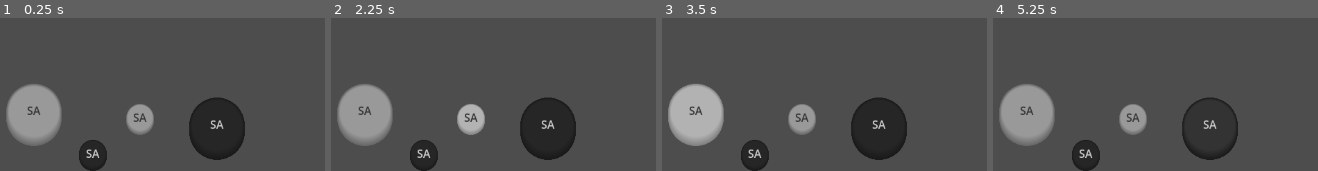
Above: before the commit, frames 1-4 (left to right).
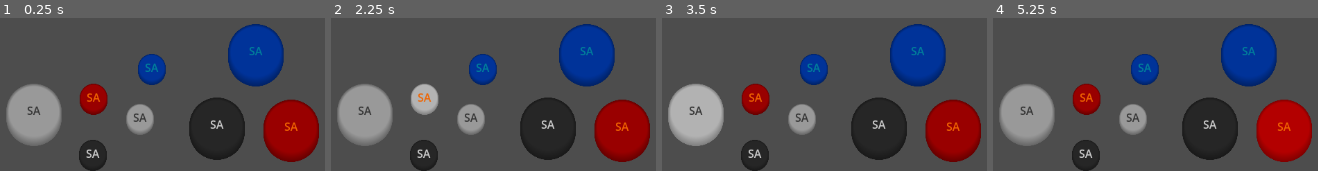
Above: after the commit, the same moments.

Repository: HawaTechnologies/virtualpad-client
Game: Godot game, scene res://main.tscn
The game is run twice, just before and just after one commit, with the same random seed, the same clock (stepped at 60 frames per second) and the same inputs.
Inputs:
- Up to frame 1 (0.25 s): no input
- Up to frame 2 (2.25 s): click "SA" at 0.5 s; click "SA" at 1.25 s; click "SA" at 2 s
- Up to frame 3 (3.5 s): click "SA" at 2.75 s
- Up to frame 4 (5.25 s): click "SA" at 3.5 s; click "SA" at 4.25 s; click "SA" at 5 s

The runs differ from the first frame. In frame 1, 14% of the frame differs, in the area x 24-99%, y 3-95%; in frame 2, 15%; in frame 3, 14%; in frame 4, 14%.

Commit message:
Adding more button styles

Diff:
--- a/Styles/Themes/Dragon/dragon-button-miniround-disabled.tres
+++ b/Styles/Themes/Dragon/dragon-button-miniround-disabled.tres
@@ -2,12 +2,12 @@
 
 [resource]
 content_margin_bottom = 13.0
-bg_color = Color(0.4, 0.4, 0.4, 1)
+bg_color = Color(0.4, 0, 0, 1)
 border_width_left = 2
 border_width_top = 2
 border_width_right = 2
 border_width_bottom = 7
-border_color = Color(0.2, 0.2, 0.2, 1)
+border_color = Color(0.2, 0, 0, 1)
 border_blend = true
 corner_radius_top_left = 20
 corner_radius_top_right = 20
--- a/Styles/Themes/Dragon/dragon-button-miniround-focus.tres
+++ b/Styles/Themes/Dragon/dragon-button-miniround-focus.tres
@@ -1,7 +1,9 @@
 [gd_resource type="StyleBoxFlat" format=3 uid="uid://dj7j4padxe5uy"]
 
 [resource]
+bg_color = Color(0.6, 0, 0, 1)
 draw_center = false
+border_color = Color(0.8, 0, 0, 1)
 border_blend = true
 corner_detail = 20
 anti_aliasing_size = 0.313
--- a/Styles/Themes/Dragon/dragon-button-miniround-normal.tres
+++ b/Styles/Themes/Dragon/dragon-button-miniround-normal.tres
@@ -2,11 +2,12 @@
 
 [resource]
 content_margin_bottom = 13.0
+bg_color = Color(0.6, 0, 0, 1)
 border_width_left = 2
 border_width_top = 2
 border_width_right = 2
 border_width_bottom = 7
-border_color = Color(0.4, 0.4, 0.4, 1)
+border_color = Color(0.4, 0, 0, 1)
 border_blend = true
 corner_radius_top_left = 20
 corner_radius_top_right = 20
--- a/Styles/Themes/Dragon/dragon-button-miniround-pressed.tres
+++ b/Styles/Themes/Dragon/dragon-button-miniround-pressed.tres
@@ -2,11 +2,12 @@
 
 [resource]
 content_margin_bottom = 8.0
+bg_color = Color(0.6, 0, 0, 1)
 border_width_left = 2
 border_width_top = 2
 border_width_right = 2
 border_width_bottom = 4
-border_color = Color(0.4, 0.4, 0.4, 1)
+border_color = Color(0.4, 0, 0, 1)
 border_blend = true
 corner_radius_top_left = 20
 corner_radius_top_right = 20
--- a/Styles/Themes/Dragon/dragon-button-miniround.tres
+++ b/Styles/Themes/Dragon/dragon-button-miniround.tres
@@ -7,19 +7,19 @@
 [ext_resource type="StyleBox" uid="uid://dn746triht77e" path="res://Styles/Themes/Dragon/dragon-button-miniround-pressed.tres" id="5_iewyj"]
 
 [resource]
-Button/colors/font_color = Color(0.211765, 0.211765, 0.211765, 1)
-Button/colors/font_disabled_color = Color(0.211765, 0.211765, 0.211765, 1)
-Button/colors/font_focus_color = Color(0.211765, 0.211765, 0.211765, 1)
-Button/colors/font_hover_color = Color(0.211765, 0.211765, 0.211765, 1)
-Button/colors/font_hover_pressed_color = Color(0.211765, 0.211765, 0.211765, 1)
-Button/colors/font_outline_color = Color(0.211765, 0.211765, 0.211765, 1)
-Button/colors/font_pressed_color = Color(0.211765, 0.211765, 0.211765, 1)
-Button/colors/icon_disabled_color = Color(0.211765, 0.211765, 0.211765, 1)
-Button/colors/icon_focus_color = Color(0.211765, 0.211765, 0.211765, 1)
-Button/colors/icon_hover_color = Color(0.211765, 0.211765, 0.211765, 1)
-Button/colors/icon_hover_pressed_color = Color(0.211765, 0.211765, 0.211765, 1)
-Button/colors/icon_normal_color = Color(0.211765, 0.211765, 0.211765, 1)
-Button/colors/icon_pressed_color = Color(0.211765, 0.211765, 0.211765, 1)
+Button/colors/font_color = Color(0.941176, 0.392157, 0, 1)
+Button/colors/font_disabled_color = Color(0.941176, 0.392157, 0, 1)
+Button/colors/font_focus_color = Color(0.941176, 0.392157, 0, 1)
+Button/colors/font_hover_color = Color(0.941176, 0.392157, 0, 1)
+Button/colors/font_hover_pressed_color = Color(0.941176, 0.392157, 0, 1)
+Button/colors/font_outline_color = Color(0.941176, 0.392157, 0, 1)
+Button/colors/font_pressed_color = Color(0.941176, 0.392157, 0, 1)
+Button/colors/icon_disabled_color = Color(0.941176, 0.392157, 0, 1)
+Button/colors/icon_focus_color = Color(0.941176, 0.392157, 0, 1)
+Button/colors/icon_hover_color = Color(0.941176, 0.392157, 0, 1)
+Button/colors/icon_hover_pressed_color = Color(0.941176, 0.392157, 0, 1)
+Button/colors/icon_normal_color = Color(0.941176, 0.392157, 0, 1)
+Button/colors/icon_pressed_color = Color(0.941176, 0.392157, 0, 1)
 Button/styles/disabled = ExtResource("1_lwoxr")
 Button/styles/focus = ExtResource("2_10mao")
 Button/styles/hover = ExtResource("3_x4ie8")
--- a/Styles/Themes/Dragon/dragon-button-round-disabled.tres
+++ b/Styles/Themes/Dragon/dragon-button-round-disabled.tres
@@ -2,12 +2,12 @@
 
 [resource]
 content_margin_bottom = 26.0
-bg_color = Color(0.4, 0.4, 0.4, 1)
+bg_color = Color(0.4, 0, 0, 1)
 border_width_left = 4
 border_width_top = 4
 border_width_right = 4
 border_width_bottom = 14
-border_color = Color(0.2, 0.2, 0.2, 1)
+border_color = Color(0.2, 0, 0, 1)
 border_blend = true
 corner_radius_top_left = 40
 corner_radius_top_right = 40
--- a/Styles/Themes/Dragon/dragon-button-round-focus.tres
+++ b/Styles/Themes/Dragon/dragon-button-round-focus.tres
@@ -1,7 +1,9 @@
 [gd_resource type="StyleBoxFlat" format=3 uid="uid://b7vchof0ombgg"]
 
 [resource]
+bg_color = Color(0.6, 0, 0, 1)
 draw_center = false
+border_color = Color(0.8, 0, 0, 1)
 border_blend = true
 corner_detail = 20
 anti_aliasing_size = 0.313
--- a/Styles/Themes/Dragon/dragon-button-round-hover.tres
+++ b/Styles/Themes/Dragon/dragon-button-round-hover.tres
@@ -2,12 +2,12 @@
 
 [resource]
 content_margin_bottom = 26.0
-bg_color = Color(0.7, 0.7, 0.7, 1)
+bg_color = Color(0.701961, 0, 0, 1)
 border_width_left = 4
 border_width_top = 4
 border_width_right = 4
 border_width_bottom = 14
-border_color = Color(0.5, 0.5, 0.5, 1)
+border_color = Color(0.501961, 0, 0, 1)
 border_blend = true
 corner_radius_top_left = 40
 corner_radius_top_right = 40
--- a/Styles/Themes/Dragon/dragon-button-round-normal.tres
+++ b/Styles/Themes/Dragon/dragon-button-round-normal.tres
@@ -2,11 +2,12 @@
 
 [resource]
 content_margin_bottom = 26.0
+bg_color = Color(0.6, 0, 0, 1)
 border_width_left = 4
 border_width_top = 4
 border_width_right = 4
 border_width_bottom = 14
-border_color = Color(0.4, 0.4, 0.4, 1)
+border_color = Color(0.4, 0, 0, 1)
 border_blend = true
 corner_radius_top_left = 40
 corner_radius_top_right = 40
--- a/Styles/Themes/Dragon/dragon-button-round-pressed.tres
+++ b/Styles/Themes/Dragon/dragon-button-round-pressed.tres
@@ -2,11 +2,12 @@
 
 [resource]
 content_margin_bottom = 16.0
+bg_color = Color(0.6, 0, 0, 1)
 border_width_left = 4
 border_width_top = 4
 border_width_right = 4
 border_width_bottom = 8
-border_color = Color(0.4, 0.4, 0.4, 1)
+border_color = Color(0.4, 0, 0, 1)
 border_blend = true
 corner_radius_top_left = 40
 corner_radius_top_right = 40
--- a/Styles/Themes/Dragon/dragon-button-round.tres
+++ b/Styles/Themes/Dragon/dragon-button-round.tres
@@ -7,19 +7,19 @@
 [ext_resource type="StyleBox" uid="uid://dxu4jdp6vx1pk" path="res://Styles/Themes/Dragon/dragon-button-round-pressed.tres" id="5_jnjpw"]
 
 [resource]
-Button/colors/font_color = Color(0.211765, 0.211765, 0.211765, 1)
-Button/colors/font_disabled_color = Color(0.211765, 0.211765, 0.211765, 1)
-Button/colors/font_focus_color = Color(0.211765, 0.211765, 0.211765, 1)
-Button/colors/font_hover_color = Color(0.211765, 0.211765, 0.211765, 1)
-Button/colors/font_hover_pressed_color = Color(0.211765, 0.211765, 0.211765, 1)
-Button/colors/font_outline_color = Color(0.211765, 0.211765, 0.211765, 1)
-Button/colors/font_pressed_color = Color(0.211765, 0.211765, 0.211765, 1)
-Button/colors/icon_disabled_color = Color(0.211765, 0.211765, 0.211765, 1)
-Button/colors/icon_focus_color = Color(0.211765, 0.211765, 0.211765, 1)
-Button/colors/icon_hover_color = Color(0.211765, 0.211765, 0.211765, 1)
-Button/colors/icon_hover_pressed_color = Color(0.211765, 0.211765, 0.211765, 1)
-Button/colors/icon_normal_color = Color(0.211765, 0.211765, 0.211765, 1)
-Button/colors/icon_pressed_color = Color(0.211765, 0.211765, 0.211765, 1)
+Button/colors/font_color = Color(0.941176, 0.392157, 0, 1)
+Button/colors/font_disabled_color = Color(0.941176, 0.392157, 0, 1)
+Button/colors/font_focus_color = Color(0.941176, 0.392157, 0, 1)
+Button/colors/font_hover_color = Color(0.941176, 0.392157, 0, 1)
+Button/colors/font_hover_pressed_color = Color(0.941176, 0.392157, 0, 1)
+Button/colors/font_outline_color = Color(0.941176, 0.392157, 0, 1)
+Button/colors/font_pressed_color = Color(0.941176, 0.392157, 0, 1)
+Button/colors/icon_disabled_color = Color(0.941176, 0.392157, 0, 1)
+Button/colors/icon_focus_color = Color(0.941176, 0.392157, 0, 1)
+Button/colors/icon_hover_color = Color(0.941176, 0.392157, 0, 1)
+Button/colors/icon_hover_pressed_color = Color(0.941176, 0.392157, 0, 1)
+Button/colors/icon_normal_color = Color(0.941176, 0.392157, 0, 1)
+Button/colors/icon_pressed_color = Color(0.941176, 0.392157, 0, 1)
 Button/styles/disabled = ExtResource("1_rre5q")
 Button/styles/focus = ExtResource("2_x5mc6")
 Button/styles/hover = ExtResource("3_ylp63")
--- a/Styles/Themes/Shark/shark-button-miniround-disabled.tres
+++ b/Styles/Themes/Shark/shark-button-miniround-disabled.tres
@@ -2,12 +2,12 @@
 
 [resource]
 content_margin_bottom = 13.0
-bg_color = Color(0.4, 0.4, 0.4, 1)
+bg_color = Color(0, 0.133333, 0.4, 1)
 border_width_left = 2
 border_width_top = 2
 border_width_right = 2
 border_width_bottom = 7
-border_color = Color(0.2, 0.2, 0.2, 1)
+border_color = Color(0, 0.0666667, 0.2, 1)
 border_blend = true
 corner_radius_top_left = 20
 corner_radius_top_right = 20
--- a/Styles/Themes/Shark/shark-button-miniround-focus.tres
+++ b/Styles/Themes/Shark/shark-button-miniround-focus.tres
@@ -1,7 +1,9 @@
 [gd_resource type="StyleBoxFlat" format=3 uid="uid://d2np5ijwruvlr"]
 
 [resource]
+bg_color = Color(0, 0.2, 0.6, 1)
 draw_center = false
+border_color = Color(0, 0.266667, 0.8, 1)
 border_blend = true
 corner_detail = 20
 anti_aliasing_size = 0.313
--- a/Styles/Themes/Shark/shark-button-miniround-hover.tres
+++ b/Styles/Themes/Shark/shark-button-miniround-hover.tres
@@ -2,12 +2,12 @@
 
 [resource]
 content_margin_bottom = 13.0
-bg_color = Color(0.701961, 0.701961, 0.701961, 1)
+bg_color = Color(0, 0.233333, 0.7, 1)
 border_width_left = 2
 border_width_top = 2
 border_width_right = 2
 border_width_bottom = 7
-border_color = Color(0.5, 0.5, 0.5, 1)
+border_color = Color(0, 0.166667, 0.5, 1)
 border_blend = true
 corner_radius_top_left = 20
 corner_radius_top_right = 20
--- a/Styles/Themes/Shark/shark-button-miniround-normal.tres
+++ b/Styles/Themes/Shark/shark-button-miniround-normal.tres
@@ -2,11 +2,12 @@
 
 [resource]
 content_margin_bottom = 13.0
+bg_color = Color(0, 0.2, 0.6, 1)
 border_width_left = 2
 border_width_top = 2
 border_width_right = 2
 border_width_bottom = 7
-border_color = Color(0.4, 0.4, 0.4, 1)
+border_color = Color(0, 0.133333, 0.4, 1)
 border_blend = true
 corner_radius_top_left = 20
 corner_radius_top_right = 20
--- a/Styles/Themes/Shark/shark-button-miniround-pressed.tres
+++ b/Styles/Themes/Shark/shark-button-miniround-pressed.tres
@@ -2,11 +2,12 @@
 
 [resource]
 content_margin_bottom = 8.0
+bg_color = Color(0, 0.2, 0.6, 1)
 border_width_left = 2
 border_width_top = 2
 border_width_right = 2
 border_width_bottom = 4
-border_color = Color(0.4, 0.4, 0.4, 1)
+border_color = Color(0, 0.133333, 0.4, 1)
 border_blend = true
 corner_radius_top_left = 20
 corner_radius_top_right = 20
--- a/Styles/Themes/Shark/shark-button-miniround.tres
+++ b/Styles/Themes/Shark/shark-button-miniround.tres
@@ -7,19 +7,19 @@
 [ext_resource type="StyleBox" uid="uid://cfnjggdni8l6l" path="res://Styles/Themes/Shark/shark-button-miniround-pressed.tres" id="5_qlxoq"]
 
 [resource]
-Button/colors/font_color = Color(0.211765, 0.211765, 0.211765, 1)
-Button/colors/font_disabled_color = Color(0.211765, 0.211765, 0.211765, 1)
-Button/colors/font_focus_color = Color(0.211765, 0.211765, 0.211765, 1)
-Button/colors/font_hover_color = Color(0.211765, 0.211765, 0.211765, 1)
-Button/colors/font_hover_pressed_color = Color(0.211765, 0.211765, 0.211765, 1)
-Button/colors/font_outline_color = Color(0.211765, 0.211765, 0.211765, 1)
-Button/colors/font_pressed_color = Color(0.211765, 0.211765, 0.211765, 1)
-Button/colors/icon_disabled_color = Color(0.211765, 0.211765, 0.211765, 1)
-Button/colors/icon_focus_color = Color(0.211765, 0.211765, 0.211765, 1)
-Button/colors/icon_hover_color = Color(0.211765, 0.211765, 0.211765, 1)
-Button/colors/icon_hover_pressed_color = Color(0.211765, 0.211765, 0.211765, 1)
-Button/colors/icon_normal_color = Color(0.211765, 0.211765, 0.211765, 1)
-Button/colors/icon_pressed_color = Color(0.211765, 0.211765, 0.211765, 1)
+Button/colors/font_color = Color(0, 0.501961, 0.607843, 1)
+Button/colors/font_disabled_color = Color(0, 0.501961, 0.607843, 1)
+Button/colors/font_focus_color = Color(0, 0.501961, 0.607843, 1)
+Button/colors/font_hover_color = Color(0, 0.501961, 0.607843, 1)
+Button/colors/font_hover_pressed_color = Color(0, 0.501961, 0.607843, 1)
+Button/colors/font_outline_color = Color(0, 0.501961, 0.607843, 1)
+Button/colors/font_pressed_color = Color(0, 0.501961, 0.607843, 1)
+Button/colors/icon_disabled_color = Color(0, 0.501961, 0.607843, 1)
+Button/colors/icon_focus_color = Color(0, 0.501961, 0.607843, 1)
+Button/colors/icon_hover_color = Color(0, 0.501961, 0.607843, 1)
+Button/colors/icon_hover_pressed_color = Color(0, 0.501961, 0.607843, 1)
+Button/colors/icon_normal_color = Color(0, 0.501961, 0.607843, 1)
+Button/colors/icon_pressed_color = Color(0, 0.501961, 0.607843, 1)
 Button/styles/disabled = ExtResource("1_yddiu")
 Button/styles/focus = ExtResource("2_icaai")
 Button/styles/hover = ExtResource("3_33vr8")
--- a/Styles/Themes/Shark/shark-button-round-disabled.tres
+++ b/Styles/Themes/Shark/shark-button-round-disabled.tres
@@ -2,12 +2,12 @@
 
 [resource]
 content_margin_bottom = 26.0
-bg_color = Color(0.4, 0.4, 0.4, 1)
+bg_color = Color(0, 0.133333, 0.4, 1)
 border_width_left = 4
 border_width_top = 4
 border_width_right = 4
 border_width_bottom = 14
-border_color = Color(0.2, 0.2, 0.2, 1)
+border_color = Color(0, 0.0666667, 0.2, 1)
 border_blend = true
 corner_radius_top_left = 40
 corner_radius_top_right = 40
--- a/Styles/Themes/Shark/shark-button-round-focus.tres
+++ b/Styles/Themes/Shark/shark-button-round-focus.tres
@@ -1,7 +1,9 @@
 [gd_resource type="StyleBoxFlat" format=3 uid="uid://ufqdl7lo8jtr"]
 
 [resource]
+bg_color = Color(0, 0.2, 0.6, 1)
 draw_center = false
+border_color = Color(0, 0.266667, 0.8, 1)
 border_blend = true
 corner_detail = 20
 anti_aliasing_size = 0.313
--- a/Styles/Themes/Shark/shark-button-round-hover.tres
+++ b/Styles/Themes/Shark/shark-button-round-hover.tres
@@ -2,12 +2,12 @@
 
 [resource]
 content_margin_bottom = 26.0
-bg_color = Color(0.7, 0.7, 0.7, 1)
+bg_color = Color(0, 0.233333, 0.7, 1)
 border_width_left = 4
 border_width_top = 4
 border_width_right = 4
 border_width_bottom = 14
-border_color = Color(0.5, 0.5, 0.5, 1)
+border_color = Color(0, 0.166667, 0.5, 1)
 border_blend = true
 corner_radius_top_left = 40
 corner_radius_top_right = 40
--- a/Styles/Themes/Shark/shark-button-round-normal.tres
+++ b/Styles/Themes/Shark/shark-button-round-normal.tres
@@ -2,11 +2,12 @@
 
 [resource]
 content_margin_bottom = 26.0
+bg_color = Color(0, 0.2, 0.6, 1)
 border_width_left = 4
 border_width_top = 4
 border_width_right = 4
 border_width_bottom = 14
-border_color = Color(0.4, 0.4, 0.4, 1)
+border_color = Color(0, 0.133333, 0.4, 1)
 border_blend = true
 corner_radius_top_left = 40
 corner_radius_top_right = 40
--- a/Styles/Themes/Shark/shark-button-round-pressed.tres
+++ b/Styles/Themes/Shark/shark-button-round-pressed.tres
@@ -2,11 +2,12 @@
 
 [resource]
 content_margin_bottom = 16.0
+bg_color = Color(0, 0.2, 0.6, 1)
 border_width_left = 4
 border_width_top = 4
 border_width_right = 4
 border_width_bottom = 8
-border_color = Color(0.4, 0.4, 0.4, 1)
+border_color = Color(0, 0.133333, 0.4, 1)
 border_blend = true
 corner_radius_top_left = 40
 corner_radius_top_right = 40
--- a/Styles/Themes/Shark/shark-button-round.tres
+++ b/Styles/Themes/Shark/shark-button-round.tres
@@ -7,19 +7,19 @@
 [ext_resource type="StyleBox" uid="uid://t8kx76q47lva" path="res://Styles/Themes/Shark/shark-button-round-pressed.tres" id="5_xayma"]
 
 [resource]
-Button/colors/font_color = Color(0.211765, 0.211765, 0.211765, 1)
-Button/colors/font_disabled_color = Color(0.211765, 0.211765, 0.211765, 1)
-Button/colors/font_focus_color = Color(0.211765, 0.211765, 0.211765, 1)
-Button/colors/font_hover_color = Color(0.211765, 0.211765, 0.211765, 1)
-Button/colors/font_hover_pressed_color = Color(0.211765, 0.211765, 0.211765, 1)
-Button/colors/font_outline_color = Color(0.211765, 0.211765, 0.211765, 1)
-Button/colors/font_pressed_color = Color(0.211765, 0.211765, 0.211765, 1)
-Button/colors/icon_disabled_color = Color(0.211765, 0.211765, 0.211765, 1)
-Button/colors/icon_focus_color = Color(0.211765, 0.211765, 0.211765, 1)
-Button/colors/icon_hover_color = Color(0.211765, 0.211765, 0.211765, 1)
-Button/colors/icon_hover_pressed_color = Color(0.211765, 0.211765, 0.211765, 1)
-Button/colors/icon_normal_color = Color(0.211765, 0.211765, 0.211765, 1)
-Button/colors/icon_pressed_color = Color(0.211765, 0.211765, 0.211765, 1)
+Button/colors/font_color = Color(0, 0.501961, 0.607843, 1)
+Button/colors/font_disabled_color = Color(0, 0.501961, 0.607843, 1)
+Button/colors/font_focus_color = Color(0, 0.501961, 0.607843, 1)
+Button/colors/font_hover_color = Color(0, 0.501961, 0.607843, 1)
+Button/colors/font_hover_pressed_color = Color(0, 0.501961, 0.607843, 1)
+Button/colors/font_outline_color = Color(0, 0.501961, 0.607843, 1)
+Button/colors/font_pressed_color = Color(0, 0.501961, 0.607843, 1)
+Button/colors/icon_disabled_color = Color(0, 0.501961, 0.607843, 1)
+Button/colors/icon_focus_color = Color(0, 0.501961, 0.607843, 1)
+Button/colors/icon_hover_color = Color(0, 0.501961, 0.607843, 1)
+Button/colors/icon_hover_pressed_color = Color(0, 0.501961, 0.607843, 1)
+Button/colors/icon_normal_color = Color(0, 0.501961, 0.607843, 1)
+Button/colors/icon_pressed_color = Color(0, 0.501961, 0.607843, 1)
 Button/styles/disabled = ExtResource("1_txjkf")
 Button/styles/focus = ExtResource("2_mcdga")
 Button/styles/hover = ExtResource("3_irkin")
--- a/main.tscn
+++ b/main.tscn
@@ -1,9 +1,13 @@
-[gd_scene load_steps=5 format=3 uid="uid://d1cgpv1hxw3ah"]
+[gd_scene load_steps=9 format=3 uid="uid://d1cgpv1hxw3ah"]
 
 [ext_resource type="Theme" uid="uid://hlyucaf2vow0" path="res://Styles/Themes/White/white-button-miniround.tres" id="1_cyruv"]
 [ext_resource type="Theme" uid="uid://ckcurf3t2cdhj" path="res://Styles/Themes/Black/black-button-miniround.tres" id="1_e2ulx"]
+[ext_resource type="Theme" uid="uid://7uwjyikt2e67" path="res://Styles/Themes/Dragon/dragon-button-miniround.tres" id="2_6ol8h"]
 [ext_resource type="Theme" uid="uid://dwjhksbg4in85" path="res://Styles/Themes/White/white-button-round.tres" id="2_ajbyq"]
+[ext_resource type="Theme" uid="uid://bp6iovalqqgky" path="res://Styles/Themes/Shark/shark-button-miniround.tres" id="3_6ednw"]
 [ext_resource type="Theme" uid="uid://drirahqblb3i6" path="res://Styles/Themes/Black/black-button-round.tres" id="4_vby4y"]
+[ext_resource type="Theme" uid="uid://begkp283uyfqn" path="res://Styles/Themes/Dragon/dragon-button-round.tres" id="7_nv0eu"]
+[ext_resource type="Theme" uid="uid://dq02d2jy1yd2s" path="res://Styles/Themes/Shark/shark-button-round.tres" id="8_r2dc2"]
 
 [node name="Pad" type="Control"]
 layout_mode = 3
@@ -36,6 +40,30 @@
 theme = ExtResource("1_e2ulx")
 text = "SA"
 
+[node name="Dragon-Small" type="Button" parent="Themes"]
+layout_mode = 1
+anchors_preset = -1
+anchor_top = 1.0
+anchor_bottom = 1.0
+offset_left = 1.0
+offset_top = -121.0
+offset_right = 41.0
+offset_bottom = -81.0
+theme = ExtResource("2_6ol8h")
+text = "SA"
+
+[node name="Shark-Small" type="Button" parent="Themes"]
+layout_mode = 1
+anchors_preset = -1
+anchor_top = 1.0
+anchor_bottom = 1.0
+offset_left = 85.0
+offset_top = -164.0
+offset_right = 125.0
+offset_bottom = -124.0
+theme = ExtResource("3_6ednw")
+text = "SA"
+
 [node name="White-Small" type="Button" parent="Themes"]
 layout_mode = 1
 anchors_preset = -1
@@ -64,3 +92,19 @@
 offset_bottom = 27.0
 theme = ExtResource("4_vby4y")
 text = "SA"
+
+[node name="Dragon-Big" type="Button" parent="Themes"]
+offset_left = 266.0
+offset_top = -50.0
+offset_right = 346.0
+offset_bottom = 30.0
+theme = ExtResource("7_nv0eu")
+text = "SA"
+
+[node name="Shark-Big" type="Button" parent="Themes"]
+offset_left = 215.0
+offset_top = -159.0
+offset_right = 295.0
+offset_bottom = -79.0
+theme = ExtResource("8_r2dc2")
+text = "SA"
